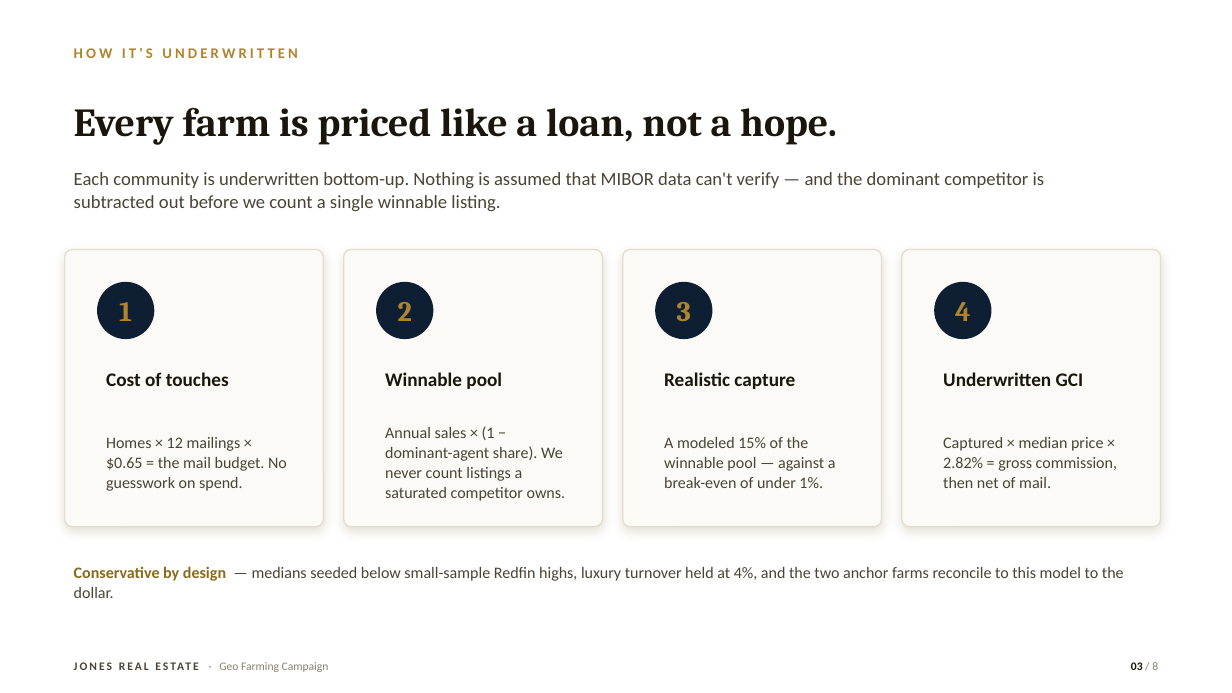
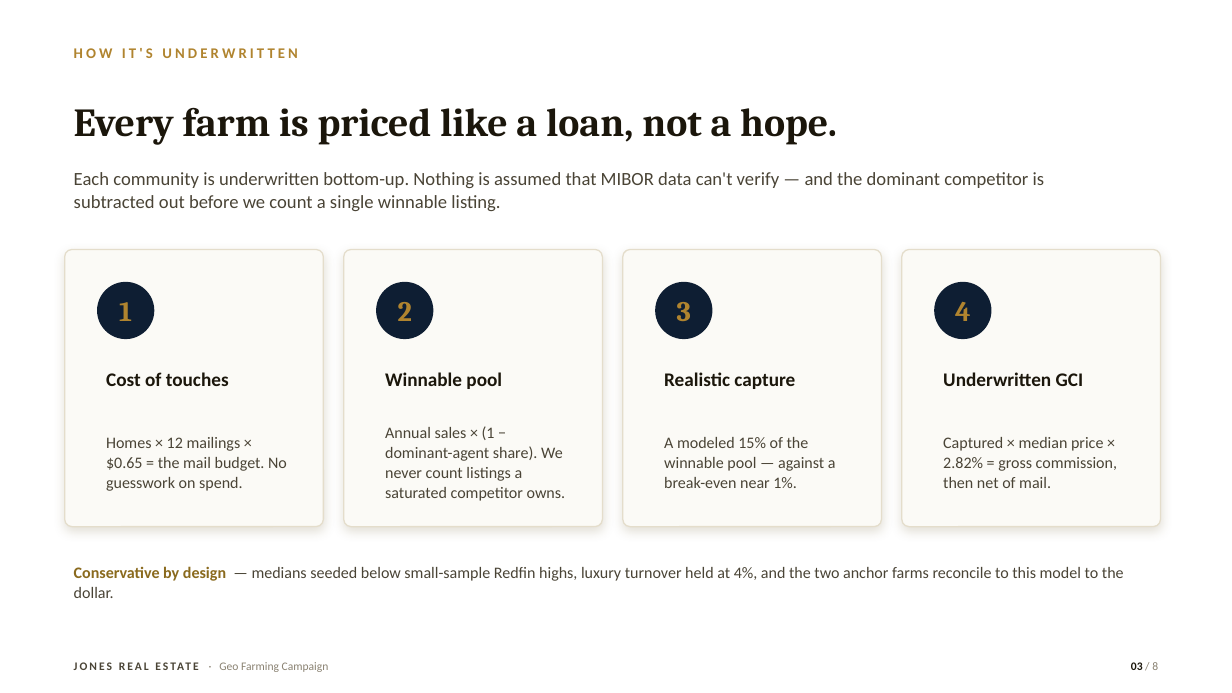
Before and after one commit to NomadRN13/Cortana, a slide deck: slide 3 of presentations/Geo-Farming-Campaign.pptx. Drawn at 1232x693 pixels with LibreOffice and Linux fonts; fonts in the diff are those of the drawing. Boxes give left, top, right and bottom in pixels: in the first picture for what was removed or moved away, otherwise in the second. Text is boxed around its words. In the diff, an @@ line names an element or a change of style, - is before the commit and + after.

```diff
--- a/presentations/Geo-Farming-Campaign.pptx
+++ b/presentations/Geo-Farming-Campaign.pptx
@@ text at (664, 437, 836, 488): text changed @@
-A modeled 15% of the winnable pool — against a break-even of under 1%.
+A modeled 15% of the winnable pool — against a break-even near 1%.
```
Also in this commit, not shown: 6 other slides changed.
